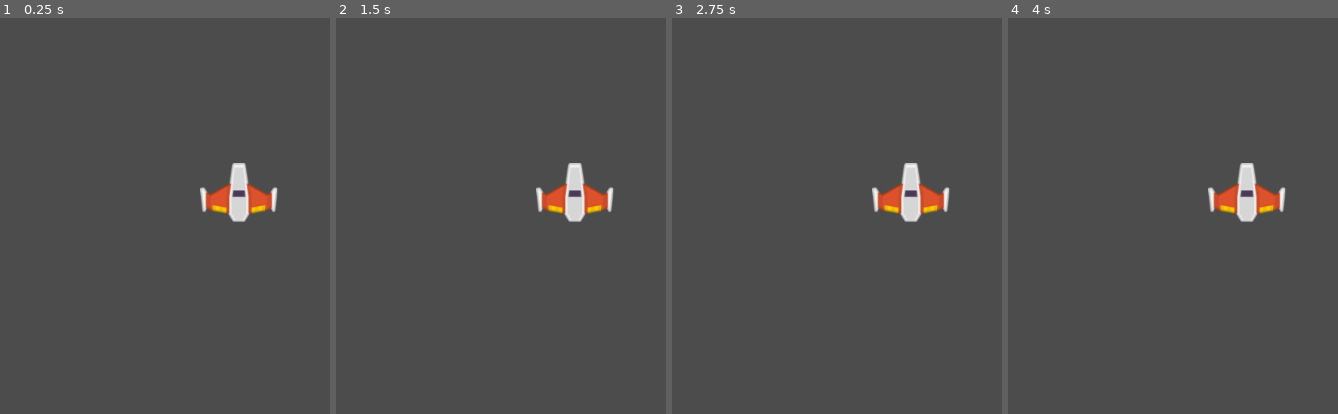
Above: before the commit, frames 1-4 (left to right).
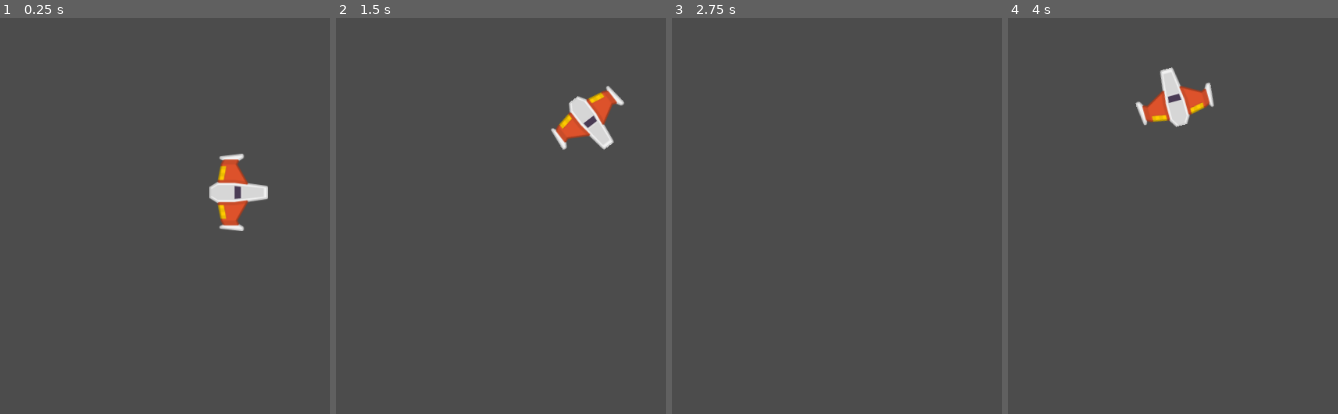
Above: after the commit, the same moments.

Repository: matiturock/Juego-meteoritos
Game: Godot game, scene res://Juego/Niveles/NivelTest.tscn
Two runs of this game, one before a commit and one after it. Both use one fixed random seed, a clock stepped at 60 frames per second and the inputs below.
Inputs:
- Up to frame 1 (0.25 s): no input
- Up to frame 2 (1.5 s): tap Enter at 0.5 s; hold W (mover_adelante, bound only after the commit) 0.53-1.28 s; hold A (rotar_antihorario, bound only after the commit) 0.53-1.28 s; tap D (rotar_horario, bound only after the commit) at 0.8, 1.35 s; hold S (mover_atras, bound only after the commit) from 1.28 s (still down)
- Up to frame 3 (2.75 s): tap A (rotar_antihorario, bound only after the commit) at 1.55 s; release S (mover_atras, bound only after the commit) at 2.03 s; hold W (mover_adelante, bound only after the commit) from 2.03 s (still down); hold A (rotar_antihorario, bound only after the commit) from 2.03 s (still down); tap D (rotar_horario, bound only after the commit) at 2.3 s
- Up to frame 4 (4 s): release A (rotar_antihorario, bound only after the commit) at 2.78 s; tap D (rotar_horario, bound only after the commit) at 2.85, 3.8 s; tap A (rotar_antihorario, bound only after the commit) at 3.05 s; release W (mover_adelante, bound only after the commit) at 3.53 s; hold S (mover_atras, bound only after the commit) from 3.53 s (still down); hold A (rotar_antihorario, bound only after the commit) from 3.53 s (still down)

The runs differ from the first frame. In frame 1, 2.3% of the frame differs, in the area x 60-85%, y 34-54%; in frame 2, 3.5%, in the area x 60-88%, y 17-52%; in frame 3, 1.8%; in frame 4, 3.5%.

Commit message:
Pulido de Movimiento y rotacion

Diff:
--- a/Juego/Naves/Player/MaterialFisico.tres
+++ b/Juego/Naves/Player/MaterialFisico.tres
@@ -1,4 +1,5 @@
 [gd_resource type="PhysicsMaterial" format=2]
 
 [resource]
+friction = 0.0
 bounce = 50.0
--- /dev/null
+++ b/Juego/Naves/Player/Player.gd
@@ -0,0 +1,35 @@
+#Player.gd
+class_name Player
+extends RigidBody2D
+
+## Atributos Export
+export var potencia_motor:int = 20
+export var potencia_rotacion:int = 280
+
+## Atributos
+var empuje:Vector2 = Vector2.ZERO
+var dir_rotacion:int = 0
+
+## Metodos
+func _integrate_forces(state: Physics2DDirectBodyState) -> void:
+	apply_torque_impulse(dir_rotacion * potencia_rotacion)
+	apply_central_impulse(empuje.rotated(rotation))
+
+func _process(delta: float) -> void:
+	player_input()
+
+## Metodos Customs
+func player_input() -> void:
+	#Empuje
+	empuje = Vector2.ZERO
+	if Input.is_action_pressed("mover_adelante"):
+		empuje = Vector2(potencia_motor, 0)
+	elif Input.is_action_pressed("mover_atras"):
+		empuje = Vector2(-potencia_motor, 0)
+
+	# Rotacion
+	dir_rotacion = 0
+	if Input.is_action_pressed("rotar_antihorario"):
+		dir_rotacion -= 1
+	elif Input.is_action_pressed("rotar_horario"):
+		dir_rotacion +=1
--- a/Juego/Naves/Player/Player.tscn
+++ b/Juego/Naves/Player/Player.tscn
@@ -1,15 +1,23 @@
-[gd_scene load_steps=4 format=2]
+[gd_scene load_steps=5 format=2]
 
 [ext_resource path="res://Juego/Naves/Player/Player.png" type="Texture" id=1]
 [ext_resource path="res://Juego/Naves/Player/MaterialFisico.tres" type="PhysicsMaterial" id=2]
+[ext_resource path="res://Juego/Naves/Player/Player.gd" type="Script" id=3]
 
 [sub_resource type="CircleShape2D" id=1]
 radius = 36.5913
 
 [node name="Player" type="RigidBody2D"]
 physics_material_override = ExtResource( 2 )
+gravity_scale = 0.0
+can_sleep = false
+linear_damp = 3.0
+angular_damp = 5.0
+script = ExtResource( 3 )
+potencia_rotacion = 500
 
 [node name="Sprite" type="Sprite" parent="."]
+rotation = 1.5708
 texture = ExtResource( 1 )
 
 [node name="CollisionShape2D" type="CollisionShape2D" parent="."]
--- a/project.godot
+++ b/project.godot
@@ -8,11 +8,48 @@
 
 config_version=4
 
+_global_script_classes=[ {
+"base": "RigidBody2D",
+"class": "Player",
+"language": "GDScript",
+"path": "res://Juego/Naves/Player/Player.gd"
+} ]
+_global_script_class_icons={
+"Player": ""
+}
+
 [application]
 
 config/name="Juego meteoritos"
 run/main_scene="res://Juego/Niveles/NivelTest.tscn"
 config/icon="res://icon.png"
+
+[input]
+
+mover_adelante={
+"deadzone": 0.5,
+"events": [ Object(InputEventKey,"resource_local_to_scene":false,"resource_name":"","device":0,"alt":false,"shift":false,"control":false,"meta":false,"command":false,"pressed":false,"scancode":87,"unicode":0,"echo":false,"script":null)
+, Object(InputEventKey,"resource_local_to_scene":false,"resource_name":"","device":0,"alt":false,"shift":false,"control":false,"meta":false,"command":false,"pressed":false,"scancode":16777232,"unicode":0,"echo":false,"script":null)
+ ]
+}
+mover_atras={
+"deadzone": 0.5,
+"events": [ Object(InputEventKey,"resource_local_to_scene":false,"resource_name":"","device":0,"alt":false,"shift":false,"control":false,"meta":false,"command":false,"pressed":false,"scancode":83,"unicode":0,"echo":false,"script":null)
+, Object(InputEventKey,"resource_local_to_scene":false,"resource_name":"","device":0,"alt":false,"shift":false,"control":false,"meta":false,"command":false,"pressed":false,"scancode":16777234,"unicode":0,"echo":false,"script":null)
+ ]
+}
+rotar_horario={
+"deadzone": 0.5,
+"events": [ Object(InputEventKey,"resource_local_to_scene":false,"resource_name":"","device":0,"alt":false,"shift":false,"control":false,"meta":false,"command":false,"pressed":false,"scancode":68,"unicode":0,"echo":false,"script":null)
+, Object(InputEventKey,"resource_local_to_scene":false,"resource_name":"","device":0,"alt":false,"shift":false,"control":false,"meta":false,"command":false,"pressed":false,"scancode":16777233,"unicode":0,"echo":false,"script":null)
+ ]
+}
+rotar_antihorario={
+"deadzone": 0.5,
+"events": [ Object(InputEventKey,"resource_local_to_scene":false,"resource_name":"","device":0,"alt":false,"shift":false,"control":false,"meta":false,"command":false,"pressed":false,"scancode":65,"unicode":0,"echo":false,"script":null)
+, Object(InputEventKey,"resource_local_to_scene":false,"resource_name":"","device":0,"alt":false,"shift":false,"control":false,"meta":false,"command":false,"pressed":false,"scancode":16777231,"unicode":0,"echo":false,"script":null)
+ ]
+}
 
 [physics]
 
